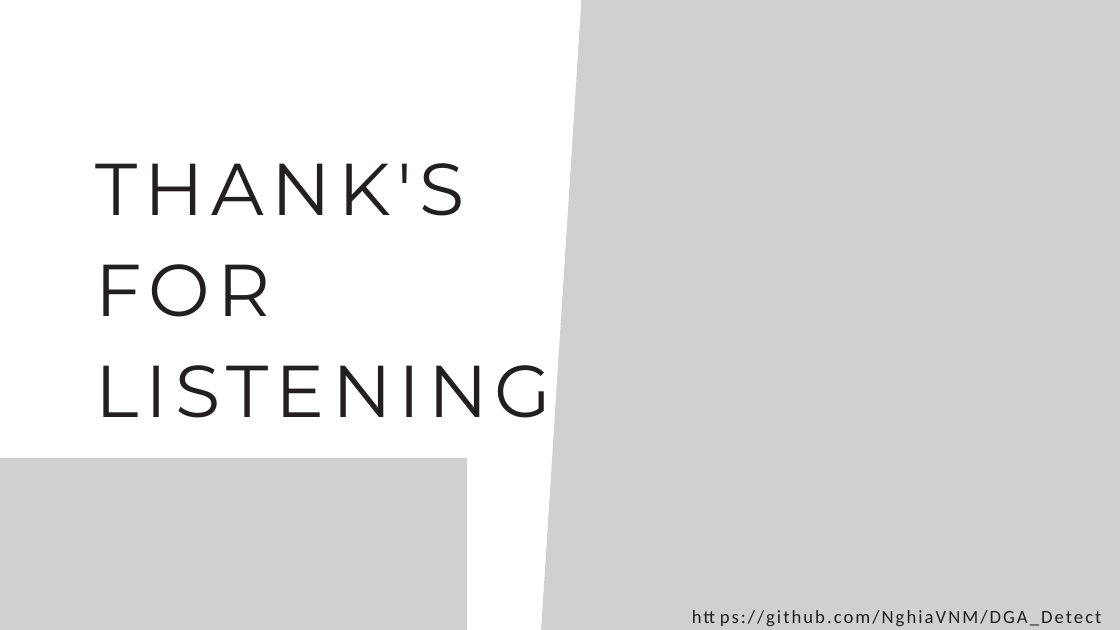
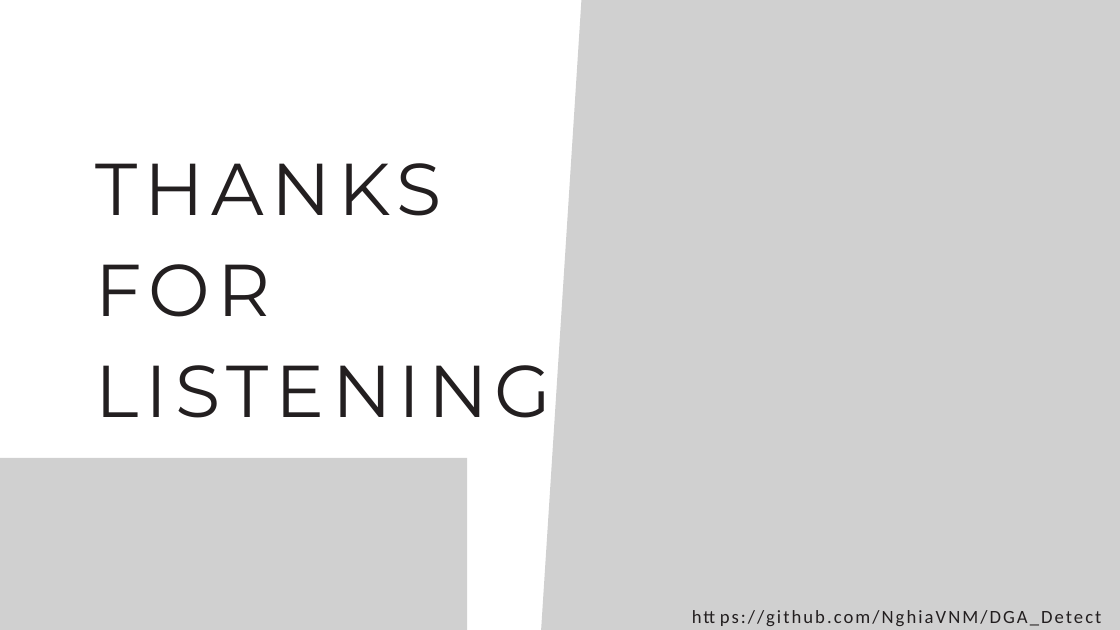
Before and after one commit to NghiaVNM/DGA_Detect, a slide deck: slide 35 of NT140.O11.ATCL_Group10.pptx. Drawn at 1120x630 pixels with LibreOffice and Linux fonts; fonts in the diff are those of the drawing; grey boxes stand for pictures; background and template pictures are left out. Boxes give left, top, right and bottom in pixels: in the first picture for what was removed or moved away, otherwise in the second. Text is boxed around its words. In the diff, an @@ line names an element or a change of style, - is before the commit and + after.

```diff
--- a/NT140.O11.ATCL_Group10.pptx
+++ b/NT140.O11.ATCL_Group10.pptx
@@ text at (96,163,552,418): text changed @@
-THANK'S FOR LISTENING
+THANKS FOR LISTENING
```
